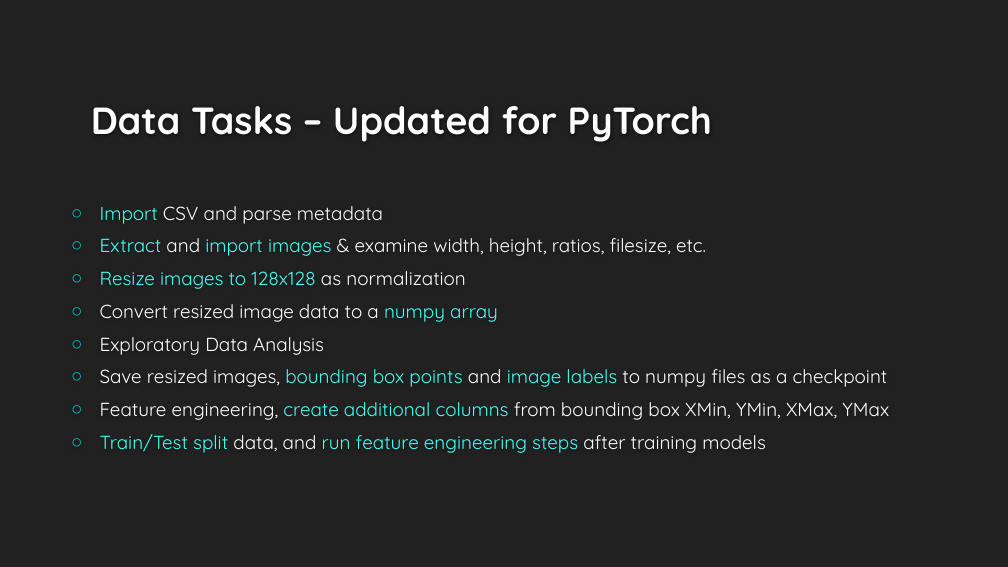
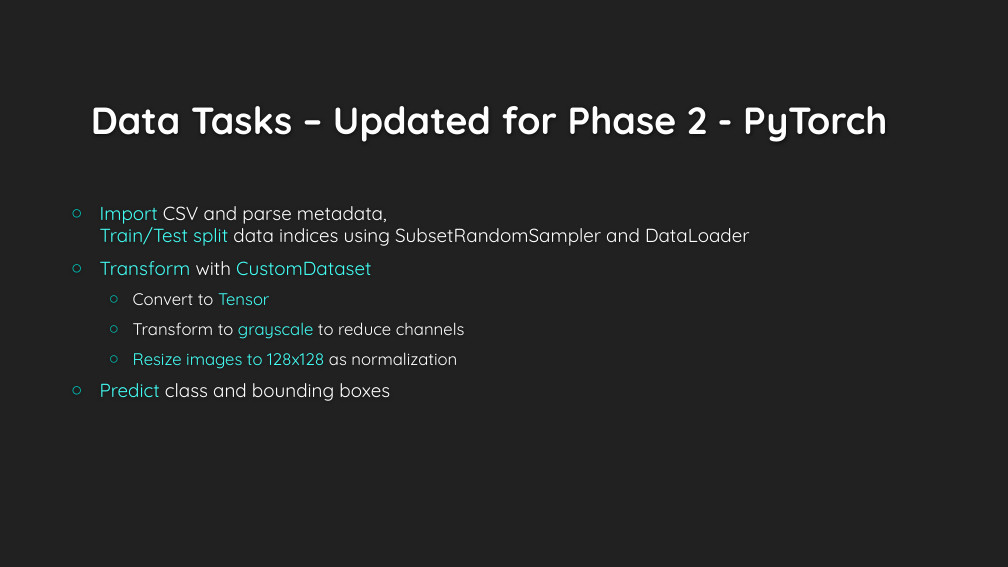
Before and after one commit to LaurenMadar/AML-finalgroup2, a slide deck: slide 5 of other/Group2_Phase2.pptx. Drawn at 1008x567 pixels with LibreOffice and Linux fonts; fonts in the diff are those of the drawing; background and template pictures are left out. Boxes give left, top, right and bottom in pixels: in the first picture for what was removed or moved away, otherwise in the second. Text is boxed around its words. In the diff, an @@ line names an element or a change of style, - is before the commit and + after.

Commit message:
Updated Phase 2 powerpoint and added new dataflow.

```diff
--- a/other/Group2_Phase2.pptx
+++ b/other/Group2_Phase2.pptx
@@ title at (91,106,887,142): text changed @@
-Data Tasks – Updated for PyTorch
+Data Tasks – Updated for Phase 2 - PyTorch
@@ text at (100,206,750,339): text changed @@
-○ Import CSV and parse metadata
-○ Extract and import images & examine width, height, ratios, filesize, etc.
+○ Import CSV and parse metadata,
+  Train/Test split data indices using SubsetRandomSampler and DataLoader
+○ Transform with CustomDataset
+  ○ Convert to Tensor
+  ○ Transform to grayscale to reduce channels
@@ text at (133,352,457,369): size 18 to 16 pt in "Resize images to 128x128 as normalization"; list level 1 to 2 in "Resize images to 128x128 as ..." @@
@@ text at (100,383,390,401): text changed @@
-○ Convert resized image data to a numpy array
-○ Exploratory Data Analysis
-○ Save resized images, bounding box points and image labels to numpy files as a checkpoint
-○ Feature engineering, create additional columns from bounding box XMin, YMin, XMax, YMax
-○ Train/Test split data, and run feature engineering steps after training models
+○ Predict class and bounding boxes
```
Also in this commit, not shown: 4 other slides changed, 1 slide added, 7 slides removed, 2 other files.
